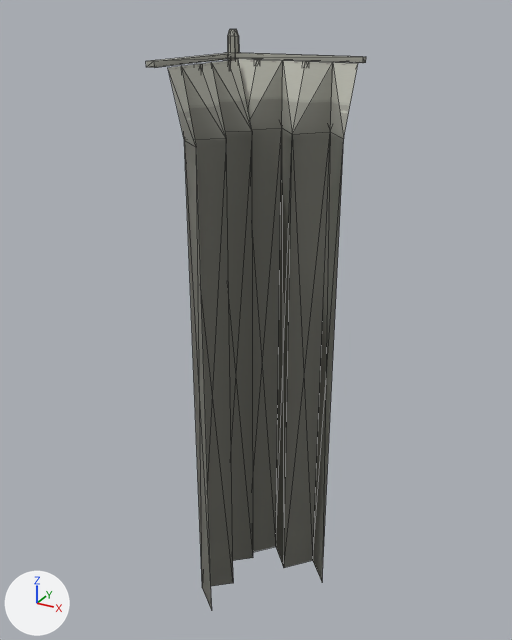
Before and after pictures for a commit that changed the glTF model assets/environment/pool/props/models/pool_curtain_corner.glb.
Rendered twice from a camera (50 mm lens) standing at (1.31, -2.41, 2.68) and looking at (-0.04, 0.05, 1.45). Arrows for +X, +Y and +Z are at lower left; the lights stay in place. The first picture is the older version. Mesh edges are drawn as thin lines. Vertices at exactly the same position are counted once.

Script lines for the objects in view, before the commit:
```python
me_core_pool_curtain_corner = bpy.data.meshes.new('core_pool_curtain_corner')
me_core_pool_curtain_corner.from_pydata(...)  # 118 vertices, 218 faces; spans x -0.3..0.3, y -0.3..0.3, z 0.0..2.6
me_core_pool_curtain_corner.materials.append(mat_core_pool_curtain_corner_mat)
ob_core_pool_curtain_corner = bpy.data.objects.new('core_pool_curtain_corner', me_core_pool_curtain_corner)
ob_core_pool_curtain_corner.location = (0.0, 0.0, 0.0)
```
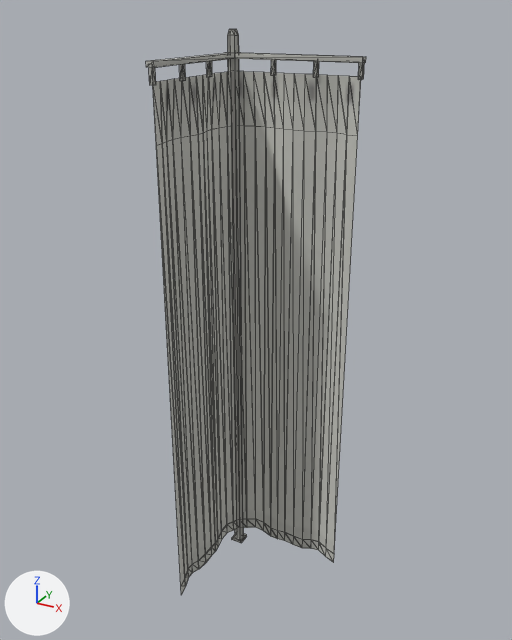
What differs and where, as boxes [x1, y1, x2, y2] in the pictures (512 x 640 px; the box of a moved part takes in the faces that stretch with it):
'core_pool_curtain_corner', reshaped: before [146, 29, 366, 610]; after [146, 29, 366, 595]
part 1 of me_core_pool_curtain_corner, moved or reshaped: before [303, 61, 311, 63]; after [358, 63, 364, 80]
part 2 of me_core_pool_curtain_corner, moved or reshaped (not visible before): after [313, 61, 319, 78]
part 3 of me_core_pool_curtain_corner, moved or reshaped: before [227, 61, 231, 65]; after [271, 60, 276, 76]
part 4 of me_core_pool_curtain_corner, added: after [206, 61, 212, 77]
part 5 of me_core_pool_curtain_corner, added: after [179, 64, 186, 81]
part 6 of me_core_pool_curtain_corner, added: after [149, 67, 156, 85]
part 7 of me_core_pool_curtain_corner, rebuilt (70% wider): before [236, 59, 358, 581]; after [153, 71, 361, 595]
part 8 of me_core_pool_curtain_corner, deleted: before [168, 59, 253, 610]
part 9 of me_core_pool_curtain_corner, surface changed: before [151, 37, 355, 61]; after [151, 37, 355, 541]
part 10 of me_core_pool_curtain_corner, recoloured: before [146, 37, 366, 67]; after [146, 37, 366, 543]

Patch to the scene script:
```diff
--- a/assets/environment/pool/props/models/pool_curtain_corner.glb.py
+++ b/assets/environment/pool/props/models/pool_curtain_corner.glb.py
@@ me_core_pool_curtain_corner @@
 # used by ob_core_pool_curtain_corner; location = (0.0, 0.0, 0.0)
-me_core_pool_curtain_corner.from_pydata(...)  # 118 vertices, 218 faces; spans x -0.3..0.3, y -0.3..0.3, z 0.0..2.6
+me_core_pool_curtain_corner.from_pydata(...)  # 306 vertices, 564 faces; spans x -0.3..0.3, y -0.3..0.3, z 0.0..2.6
+# me_core_pool_curtain_corner part 1: the loose piece of 8 vertices spanning x 0.06..0.09, y 0.23..0.25, z 2.44..2.49 is moved by (0.21, 0.03, 0.0)
+# me_core_pool_curtain_corner part 2: the loose piece of 8 vertices spanning x -0.15..-0.13, y 0.23..0.25, z 2.44..2.49 is moved by (0.24, 0.03, 0.0)
+# me_core_pool_curtain_corner part 3: the loose piece of 8 vertices spanning x -0.22..-0.2, y 0.11..0.12, z 2.44..2.49 is moved by (0.13, 0.16, 0.0)
+# me_core_pool_curtain_corner part 4: a new loose piece, a box spanning x -0.278..-0.262, y 0.075..0.091, z 2.43..2.5, in mat_core_pool_curtain_corner_mat
+# me_core_pool_curtain_corner part 5: a new loose piece, a box spanning x -0.278..-0.262, y -0.111..-0.095, z 2.43..2.5, in mat_core_pool_curtain_corner_mat
+# me_core_pool_curtain_corner part 6: a new loose piece, a box spanning x -0.278..-0.262, y -0.298..-0.282, z 2.43..2.5, in mat_core_pool_curtain_corner_mat
+# me_core_pool_curtain_corner part 7: the loose piece of 18 vertices spanning x -0.25..0.29, y 0.13..0.25, z 0.06..2.49 is rebuilt with 200 vertices and now spans x -0.3..0.29, y -0.29..0.3, z 0.08..2.44
+# me_core_pool_curtain_corner part 8: the loose piece of 18 vertices spanning x -0.22..-0.1, y -0.29..0.22, z 0.06..2.49 is deleted
+# me_core_pool_curtain_corner part 9: 42 kept faces spanning x -0.3..0.3, y -0.3..0.3, z 0.01..2.6 get new texture (UV) coordinates
+# me_core_pool_curtain_corner part 10: 74 kept faces spanning x -0.3..0.3, y -0.3..0.3, z 0.0..2.6 get new vertex colours
+# other edits to the shape of me_core_pool_curtain_corner do not show in these pictures
 me_core_pool_curtain_corner.materials.append(mat_core_pool_curtain_corner_mat)
```
